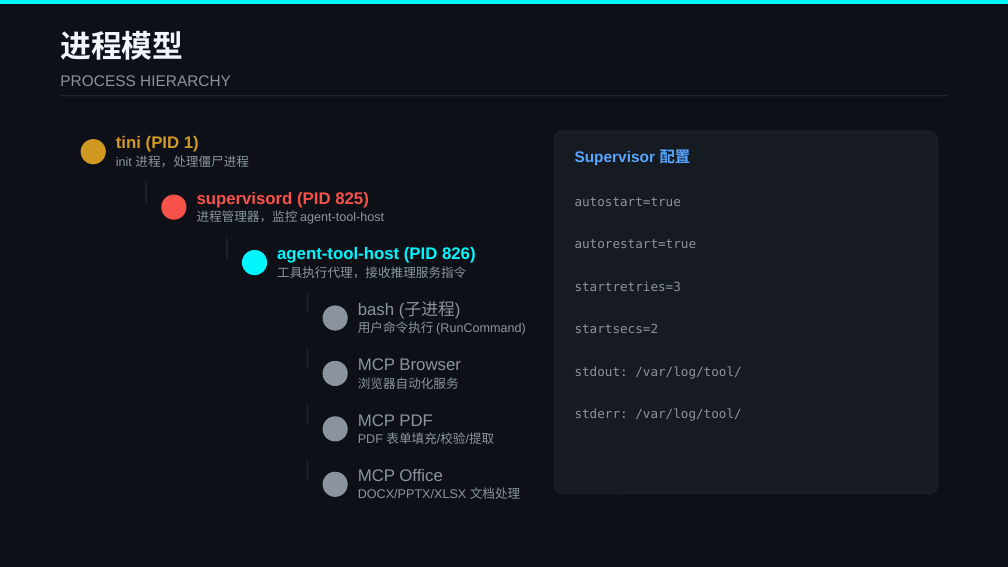
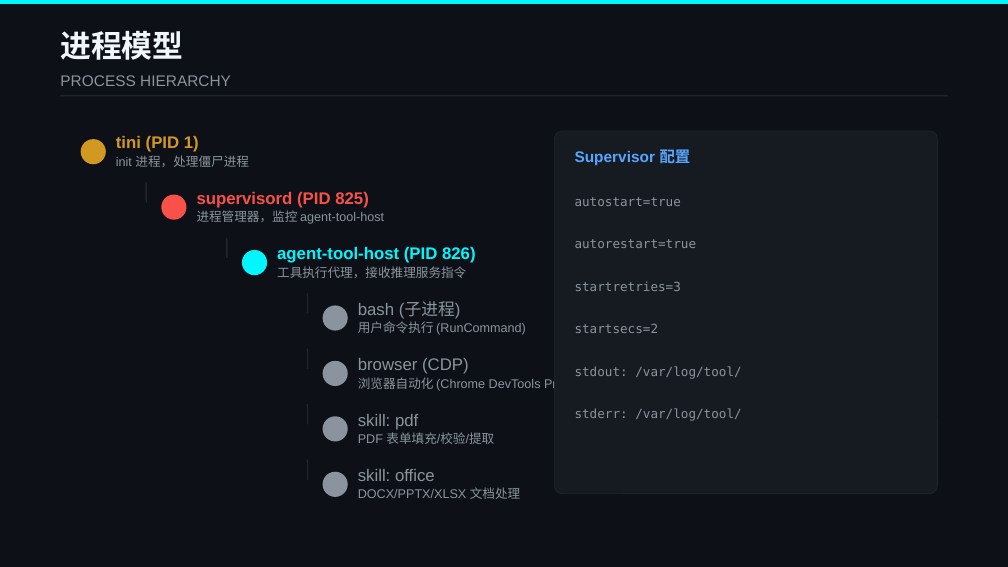
Before and after one commit to yzbx1379/yzbx1379, a slide deck: slide 5 of 对话数据流架构.pptx. Drawn at 1008x567 pixels with LibreOffice and Linux fonts; fonts in the diff are those of the drawing. Boxes give left, top, right and bottom in pixels: in the first picture for what was removed or moved away, otherwise in the second. Text is boxed around its words. In the diff, an @@ line names an element or a change of style, - is before the commit and + after.

```diff
--- a/对话数据流架构.pptx
+++ b/对话数据流架构.pptx
@@ text at box(358, 358, 469, 374): text changed @@
-MCP Browser
+browser (CDP)
@@ text at box(358, 377, 594, 391): text changed @@
-浏览器自动化服务
+浏览器自动化 (Chrome DevTools Protocol)
@@ text at box(358, 414, 418, 430): text changed @@
-MCP PDF
+skill: pdf
@@ text at box(358, 469, 435, 481): text changed @@
-MCP Office
+skill: office
```
Also in this commit, not shown: 2 other slides changed, 2 other files.
